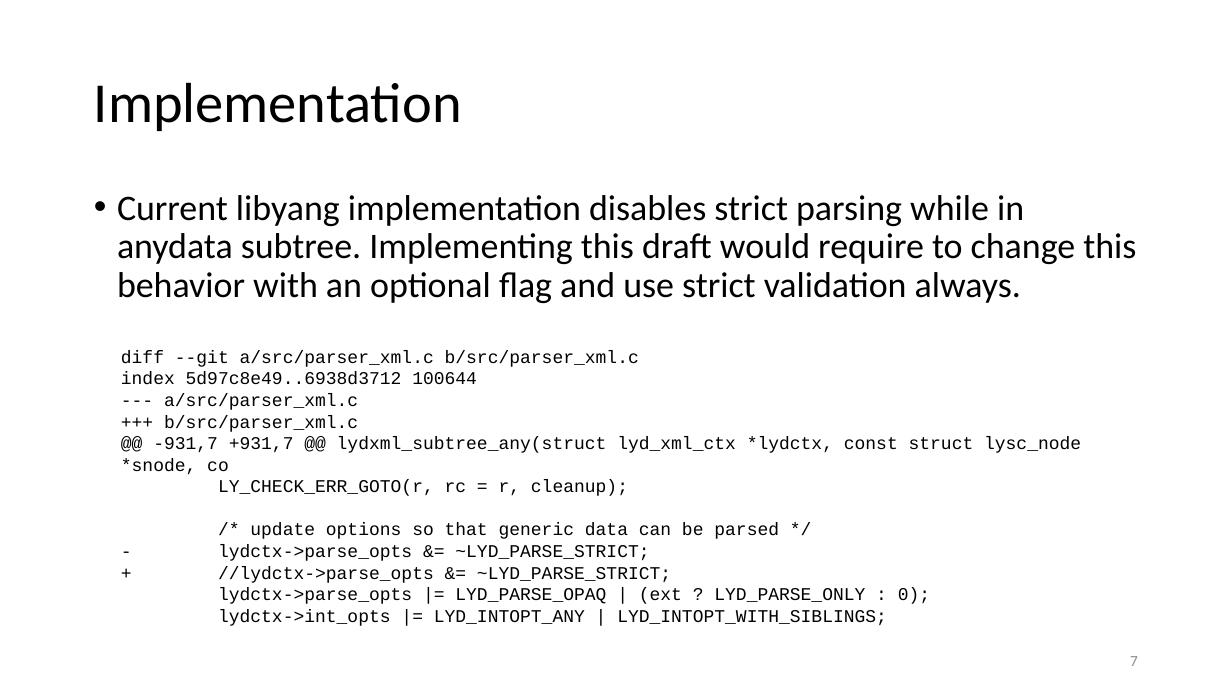
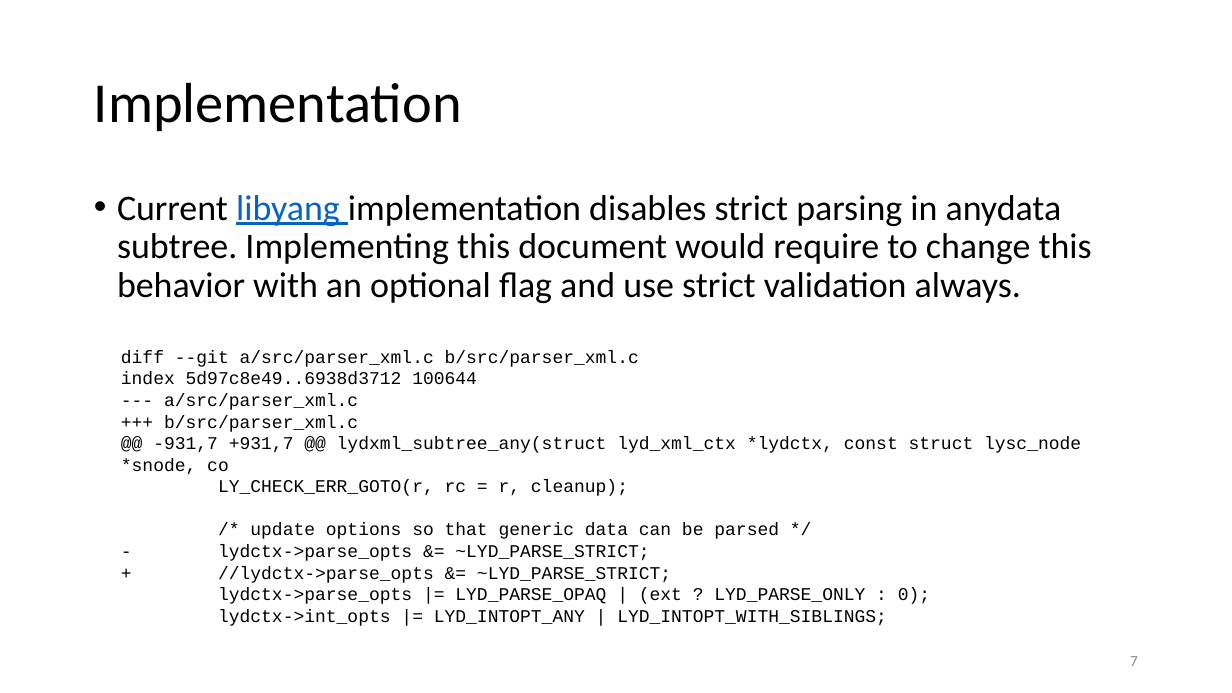
Before and after one commit to network-analytics/ietf-network-analytics-document-status, a slide deck: slide 7 of 123/NETMOD/draft-netana-nmop-yang-anydata-validation.pptx. Drawn at 1232x693 pixels with LibreOffice and Linux fonts; fonts in the diff are those of the drawing. Boxes give left, top, right and bottom in pixels: in the first picture for what was removed or moved away, otherwise in the second. Text is boxed around its words. In the diff, an @@ line names an element or a change of style, - is before the commit and + after.

```diff
--- a/123/NETMOD/draft-netana-nmop-yang-anydata-validation.pptx
+++ b/123/NETMOD/draft-netana-nmop-yang-anydata-validation.pptx
@@ text at bbox=[117, 195, 1092, 303]: text changed @@
-• Current libyang implementation disables strict parsing while in anydata subtree. Implementing this draft would require to change this behavior with an optional flag and use strict validation always.
+• Current libyang implementation disables strict parsing in anydata subtree. Implementing this document would require to change this behavior with an optional flag and use strict validation always.
```
Also in this commit, not shown: 6 other slides changed, 1 other file.
